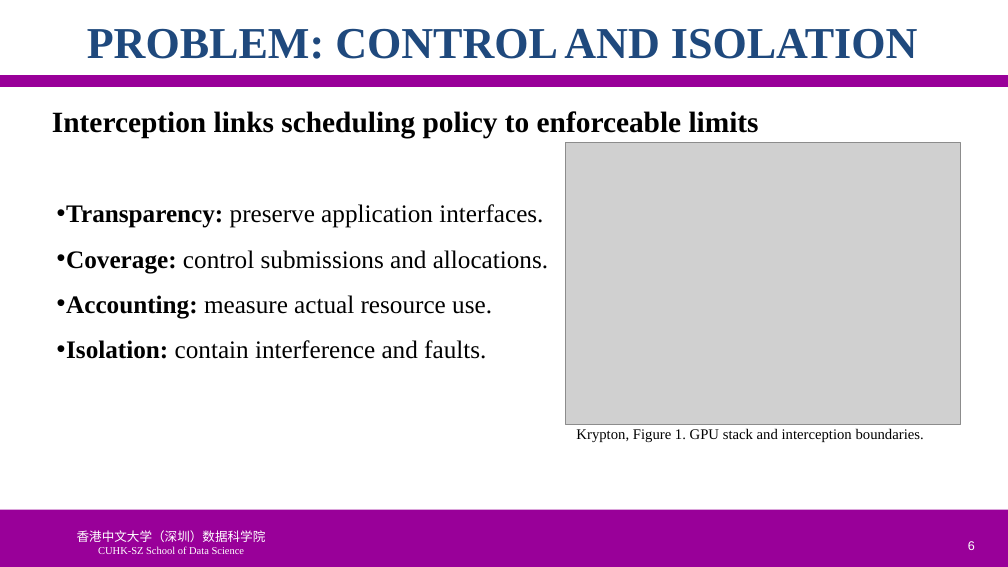
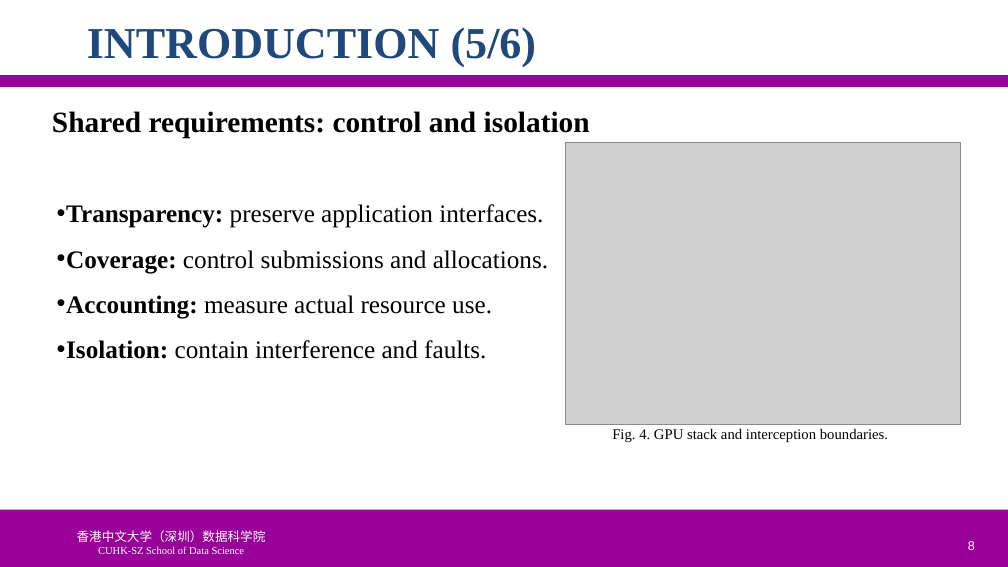
Before and after one commit to ychung1103/ychung1103.github.io, a slide deck: slide 8 of Slides/CSC6103/PPT/05-1110-徐昱玮-225040464.pptx (slide 6 before the commit). Drawn at 1008x567 pixels with LibreOffice and Linux fonts; fonts in the diff are those of the drawing; grey boxes stand for pictures; background and template pictures are left out. Boxes give left, top, right and bottom in pixels: in the first picture for what was removed or moved away, otherwise in the second. Text is boxed around its words. In the diff, an @@ line names an element or a change of style, - is before the commit and + after.

```diff
--- a/Slides/CSC6103/PPT/05-1110-徐昱玮-225040464.pptx
+++ b/Slides/CSC6103/PPT/05-1110-徐昱玮-225040464.pptx
@@ title at [87, 27, 537, 67]: text changed @@
-PROBLEM: CONTROL AND ISOLATION
+INTRODUCTION (5/6)
@@ text at [52, 111, 590, 139]: text changed @@
-Interception links scheduling policy to enforceable limits
+Shared requirements: control and isolation
@@ text at [612, 428, 888, 442]: text changed @@
-Krypton, Figure 1. GPU stack and interception boundaries.
+Fig. 4. GPU stack and interception boundaries.
@@ page number at [968, 541, 975, 550]: text changed @@
-6
+8
```
Also in this commit, not shown: 26 other slides changed, 3 slides added.
